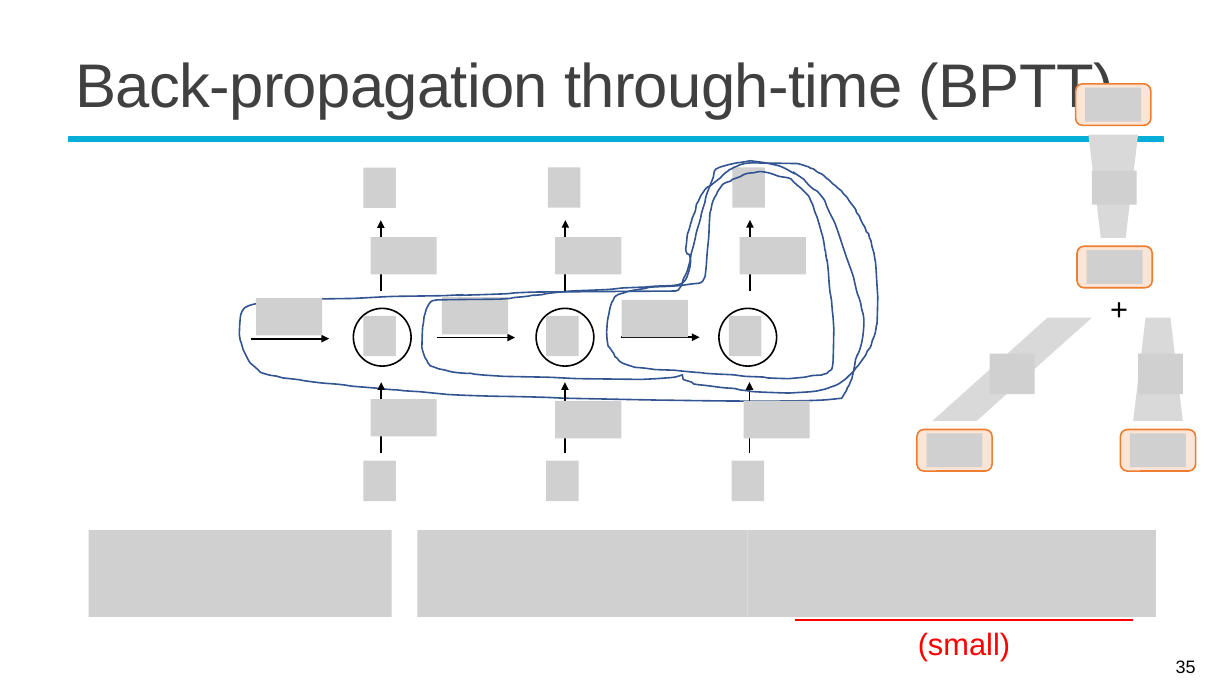
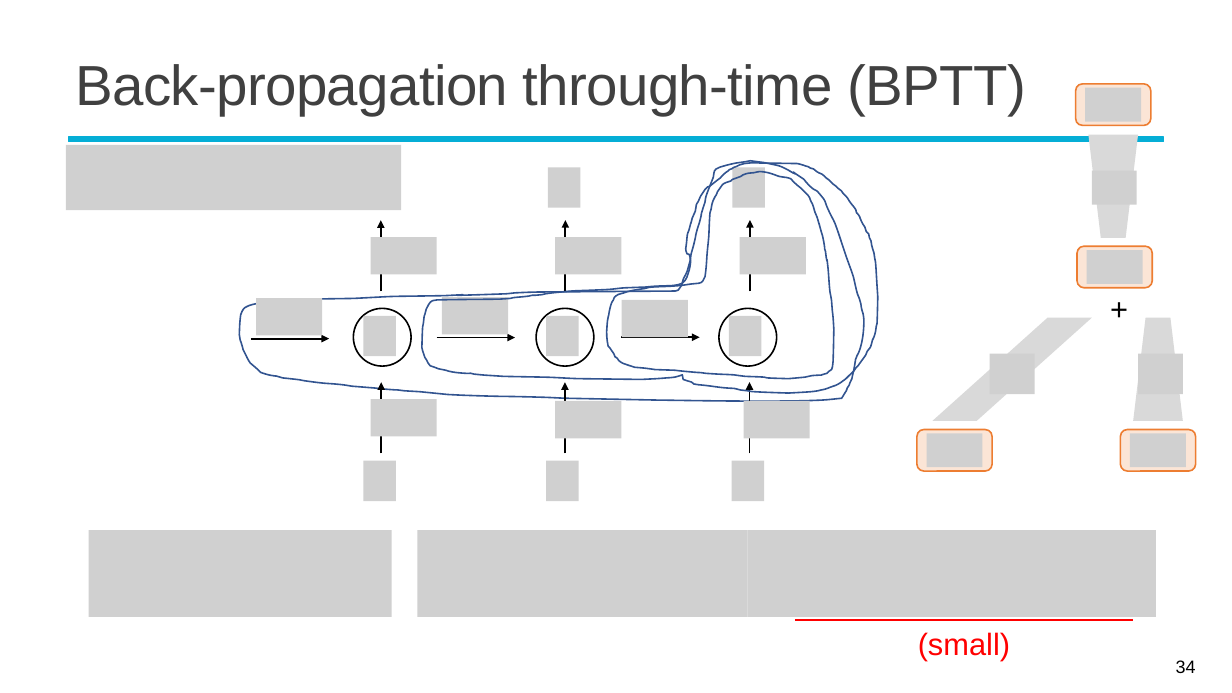
Before and after one commit to mcps5601/CGUDL_2025_fall, a slide deck: slide 34 of slides/rnn_1022.pptx (slide 35 before the commit). Drawn at 1232x693 pixels with LibreOffice and Linux fonts; fonts in the diff are those of the drawing; grey boxes stand for pictures; background and template pictures are left out. Boxes give left, top, right and bottom in pixels: in the first picture for what was removed or moved away, otherwise in the second. Text is boxed around its words. In the diff, an @@ line names an element or a change of style, - is before the commit and + after.

```diff
--- a/slides/rnn_1022.pptx
+++ b/slides/rnn_1022.pptx
@@ title "Back-propagation through-time (BPTT)" at box(75, 64, 1026, 115): size 48 to 44 pt @@
@@ picture added at box(66, 145, 401, 211) @@
@@ picture removed at box(363, 167, 396, 208) @@
@@ page number at box(1176, 660, 1196, 673): text changed @@
-35
+34
```
Also in this commit, not shown: 8 other slides changed, 3 slides added, 2 slides removed, 1 other file.
